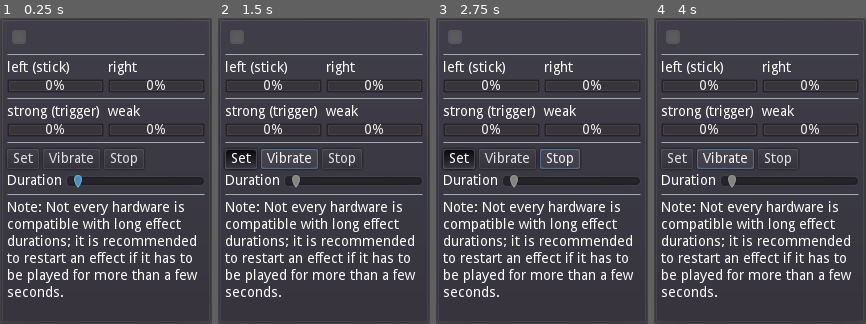
Above: before the commit, frames 1-4 (left to right).
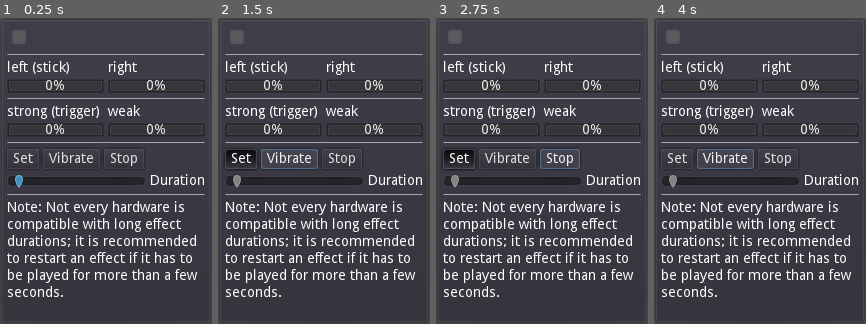
Above: after the commit, the same moments.

Repository: boukew99/joypad_lab
Game: Godot game, scene res://joypad.tscn
The game is run twice, just before and just after one commit, with the same random seed, the same clock (stepped at 60 frames per second) and the same inputs.
Inputs:
- Up to frame 1 (0.25 s): no input
- Up to frame 2 (1.5 s): click "Set" at 0.5 s; click "Vibrate" at 1.25 s
- Up to frame 3 (2.75 s): click "Stop" at 2 s
- Up to frame 4 (4 s): click "Set" at 2.75 s; click "Vibrate" at 3.5 s

The runs differ from the first frame. In frame 1, 1.7% of the frame differs, in the area x 3-97%, y 50-56%; in frame 2, 1.7%; in frame 3, 1.7%; in frame 4, 1.7%.

Commit message:
visible duration seconds

Diff:
--- a/joypad.gd
+++ b/joypad.gd
@@ -7,7 +7,7 @@
 onready var length = $VBoxContainer/Stick/Length
 onready var length2 = $VBoxContainer/Stick/Length2
 onready var set = $VBoxContainer/HBoxContainer2/Set
-
+onready var duration_label = $VBoxContainer/Vibration/Label
 
 func _ready():
 	$VBoxContainer/Vibration/Duration.grab_focus()
@@ -48,3 +48,7 @@
 
 func _on_Stop_pressed():
 	Input.stop_joy_vibration(0)
+
+
+func _on_Duration_value_changed(value):
+	duration_label.text = "%.2f sec" % value
--- a/joypad.tscn
+++ b/joypad.tscn
@@ -146,21 +146,21 @@
 margin_right = 198.0
 margin_bottom = 164.0
 
-[node name="Label" type="Label" parent="VBoxContainer/Vibration"]
-margin_top = 1.0
-margin_right = 55.0
-margin_bottom = 15.0
-text = "Duration"
-
 [node name="Duration" type="HSlider" parent="VBoxContainer/Vibration"]
-margin_left = 59.0
-margin_right = 198.0
+margin_right = 139.0
 margin_bottom = 16.0
 size_flags_horizontal = 3
 min_value = 0.05
 max_value = 3.0
 step = 0.05
 value = 0.15
+
+[node name="Label" type="Label" parent="VBoxContainer/Vibration"]
+margin_left = 143.0
+margin_top = 1.0
+margin_right = 198.0
+margin_bottom = 15.0
+text = "Duration"
 
 [node name="HSeparator4" type="HSeparator" parent="VBoxContainer"]
 margin_top = 168.0
@@ -177,3 +177,4 @@
 
 [connection signal="pressed" from="VBoxContainer/HBoxContainer2/Vibrate" to="." method="_on_Vibrate_pressed"]
 [connection signal="pressed" from="VBoxContainer/HBoxContainer2/Stop" to="." method="_on_Stop_pressed"]
+[connection signal="value_changed" from="VBoxContainer/Vibration/Duration" to="." method="_on_Duration_value_changed"]
